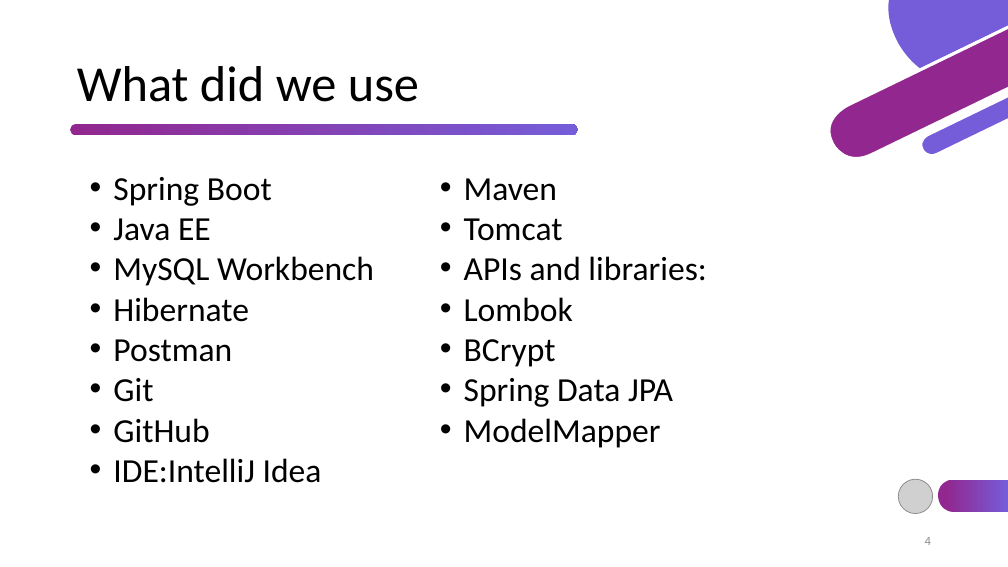
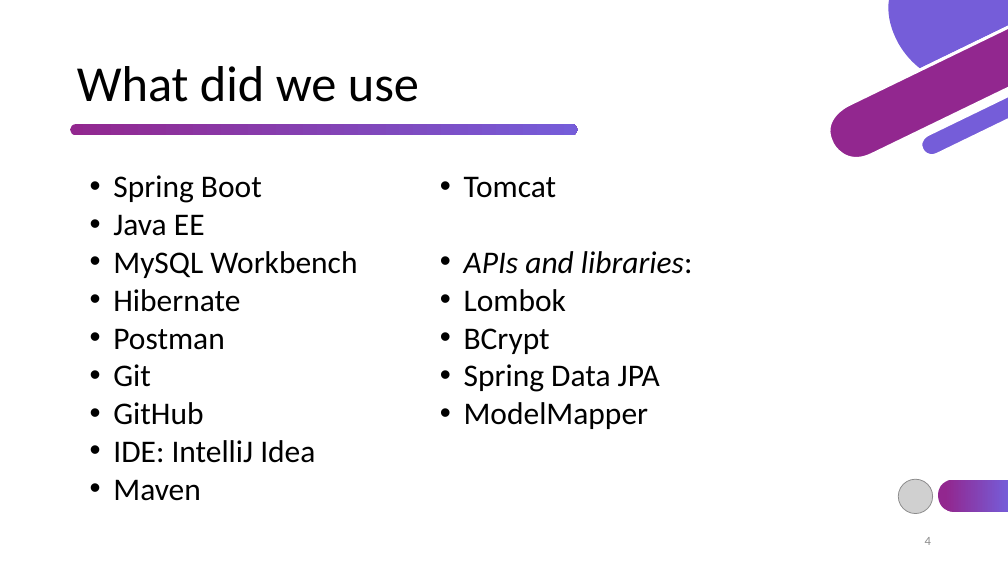
Before and after one commit to TsvetislavaYankova/ITTalents-FinalProject-Airbnb, a slide deck: slide 4 of Airbnb.pptx. Drawn at 1008x567 pixels with LibreOffice and Linux fonts; fonts in the diff are those of the drawing; grey boxes stand for pictures. Boxes give left, top, right and bottom in pixels: in the first picture for what was removed or moved away, otherwise in the second. Text is boxed around its words. In the diff, an @@ line names an element or a change of style, - is before the commit and + after.

```diff
--- a/Airbnb.pptx
+++ b/Airbnb.pptx
@@ text at [113, 175, 693, 501]: size 32 to 30 pt in "Spring Boot", "Java EE", "MySQL Workbench", "Hibernate" and 10 more places; italic on in "APIs and libraries:" @@
@@ text at [113, 440, 315, 463]: text changed; size 32 to 30 pt @@
-• IDE:IntelliJ Idea
+• IDE: IntelliJ Idea
```
Also in this commit, not shown: 6 other slides changed, 1 slide added, 1 slide removed, 2 other files.
